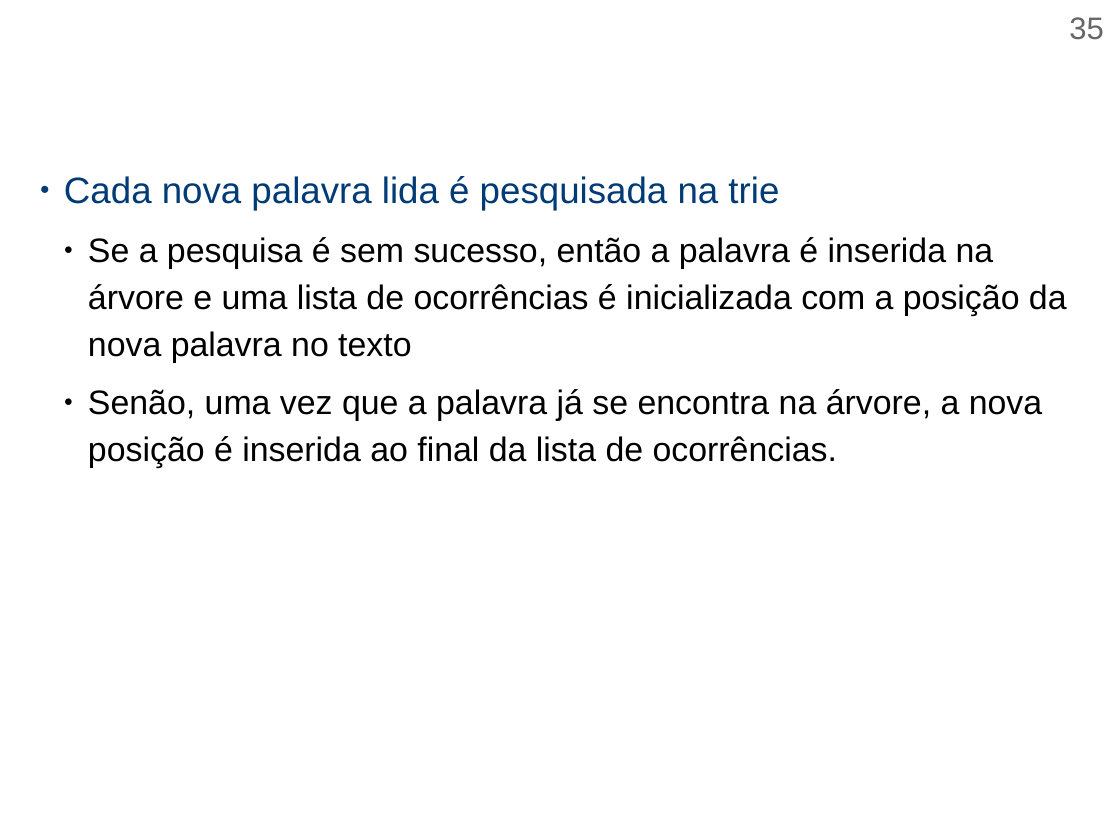
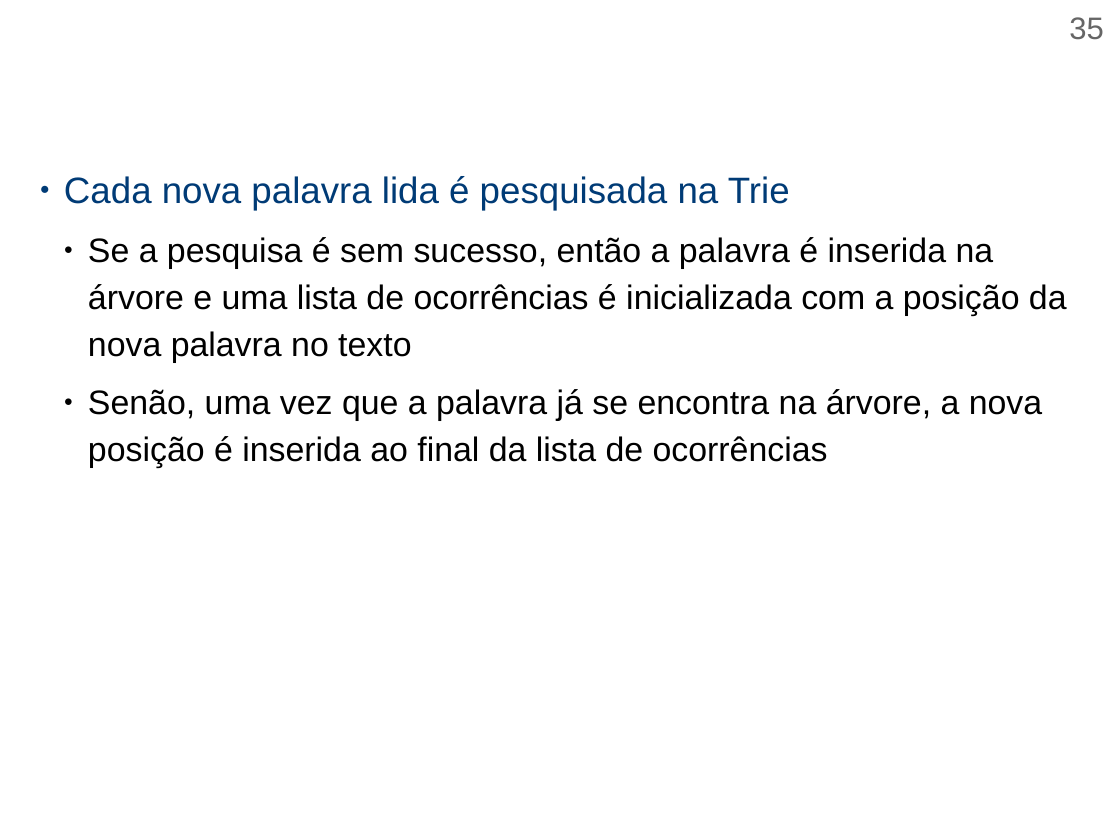
Before and after one commit to efurlanm/teaching, a slide deck: slide 35 of aed/AED-U4S2-Tries.odp. Drawn at 1120x840 pixels with LibreOffice and Linux fonts; fonts in the diff are those of the drawing. Boxes give left, top, right and bottom in pixels: in the first picture for what was removed or moved away, otherwise in the second. Text is boxed around its words. In the diff, an @@ line names an element or a change of style, - is before the commit and + after.

```diff
--- a/aed/AED-U4S2-Tries.odp
+++ b/aed/AED-U4S2-Tries.odp
@@ text at <box>64,176,790,210</box>: text changed @@
-● Cada nova palavra lida é pesquisada na trie
+● Cada nova palavra lida é pesquisada na Trie
@@ text at <box>88,389,1042,468</box>: text changed @@
-  ● Senão, uma vez que a palavra já se encontra na árvore, a nova posição é inserida ao final da lista de ocorrências.
+  ● Senão, uma vez que a palavra já se encontra na árvore, a nova posição é inserida ao final da lista de ocorrências
```
Also in this commit, not shown: 17 other slides changed, 20 other files.
